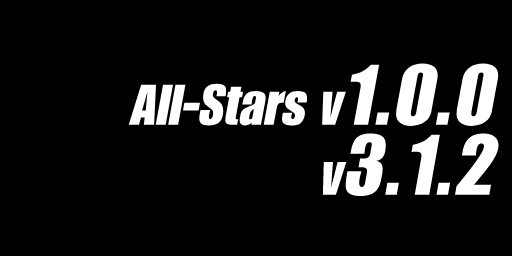
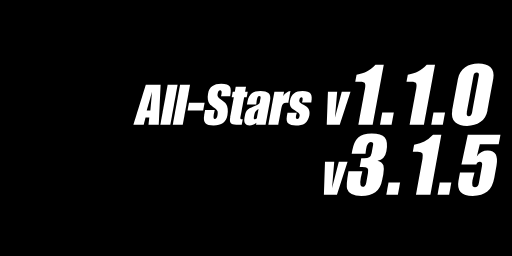
Layers edited between the first and the second 512 × 256 image:
renamed "All-Stars v1.0.0" to "All-Stars v1.1.0", painted on it over (128, 63, 499, 126)
renamed "v3.1.2" to "v3.1.5", painted on it over (322, 133, 501, 196)